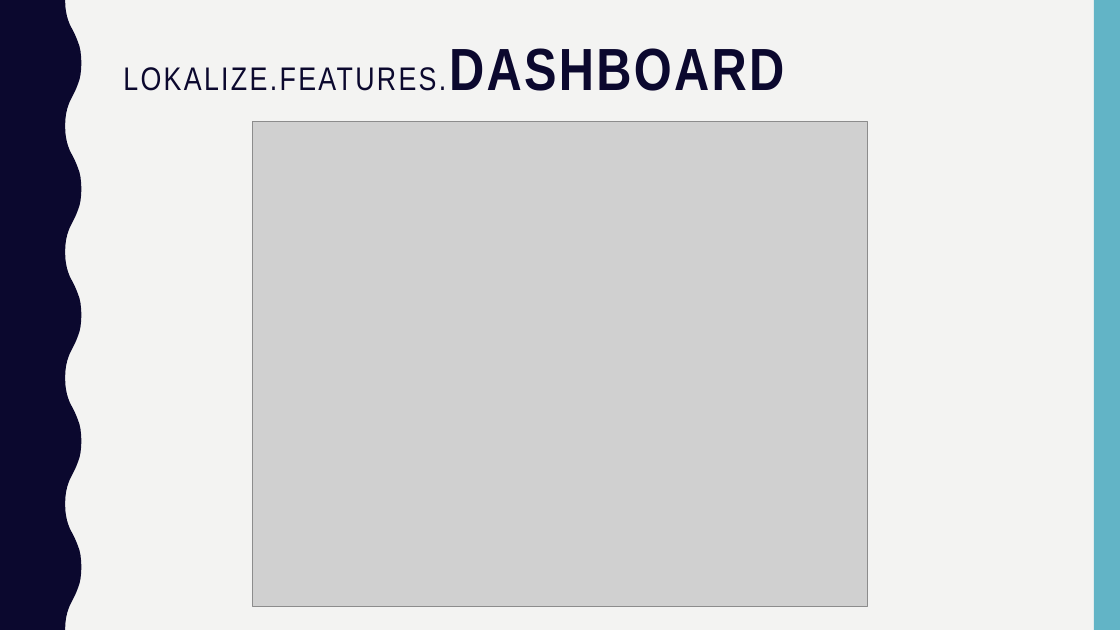
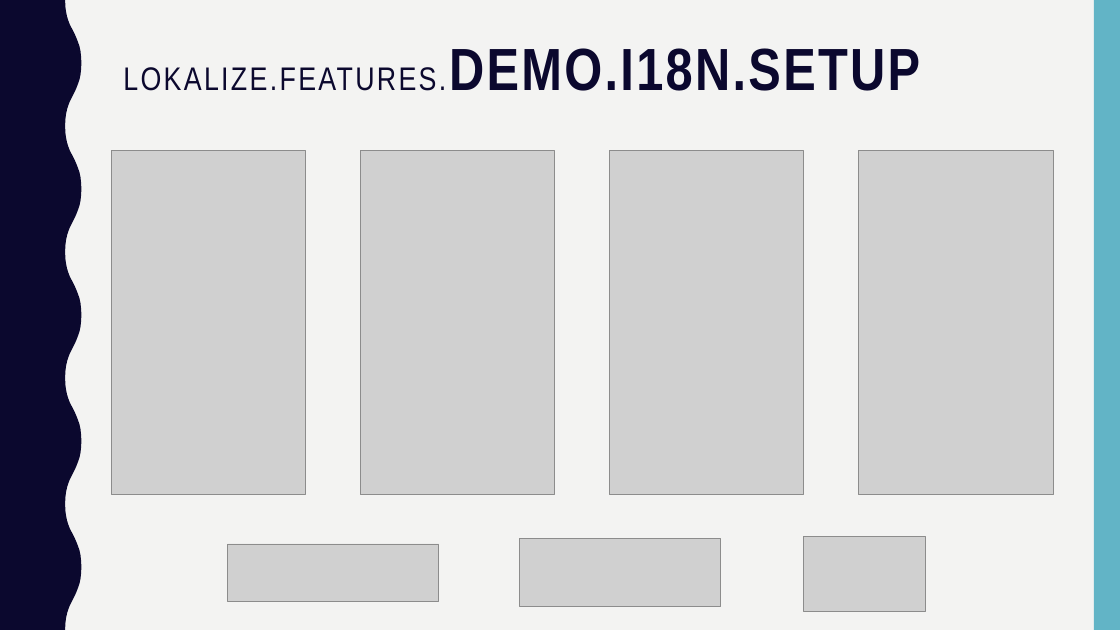
Before and after one commit to matteopelucco/lokalise, a slide deck: slide 9 of presentation/lokalise.pptx. Drawn at 1120x630 pixels with LibreOffice and Linux fonts; fonts in the diff are those of the drawing; grey boxes stand for pictures. Boxes give left, top, right and bottom in pixels: in the first picture for what was removed or moved away, otherwise in the second. Text is boxed around its words. In the diff, an @@ line names an element or a change of style, - is before the commit and + after.

```diff
--- a/presentation/lokalise.pptx
+++ b/presentation/lokalise.pptx
@@ title at [123,48,920,91]: text changed @@
-LOKALIZE.FEATURES.DASHBOARD
+LOKALIZE.FEATURES.DEMO.I18N.SETUP
@@ picture removed at [253,122,868,607] @@
@@ picture added at [112,150,305,495] @@
@@ picture added at [360,150,555,495] @@
@@ picture added at [609,150,803,495] @@
@@ picture added at [859,150,1054,495] @@
@@ picture added at [520,539,722,607] @@
@@ picture added at [803,536,926,611] @@
@@ picture added at [228,544,439,602] @@
```
Also in this commit, not shown: 4 other slides changed, 21 slides added, 20 slides removed, 4 other files.
